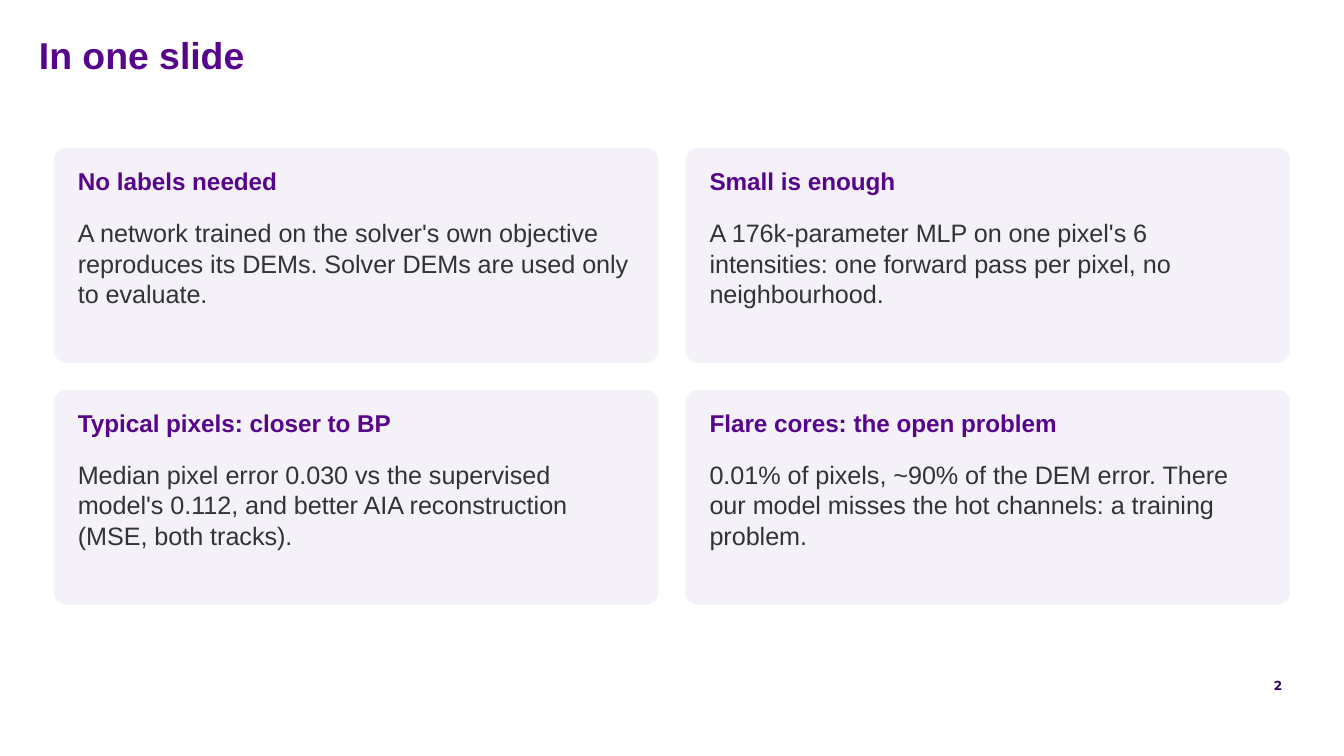
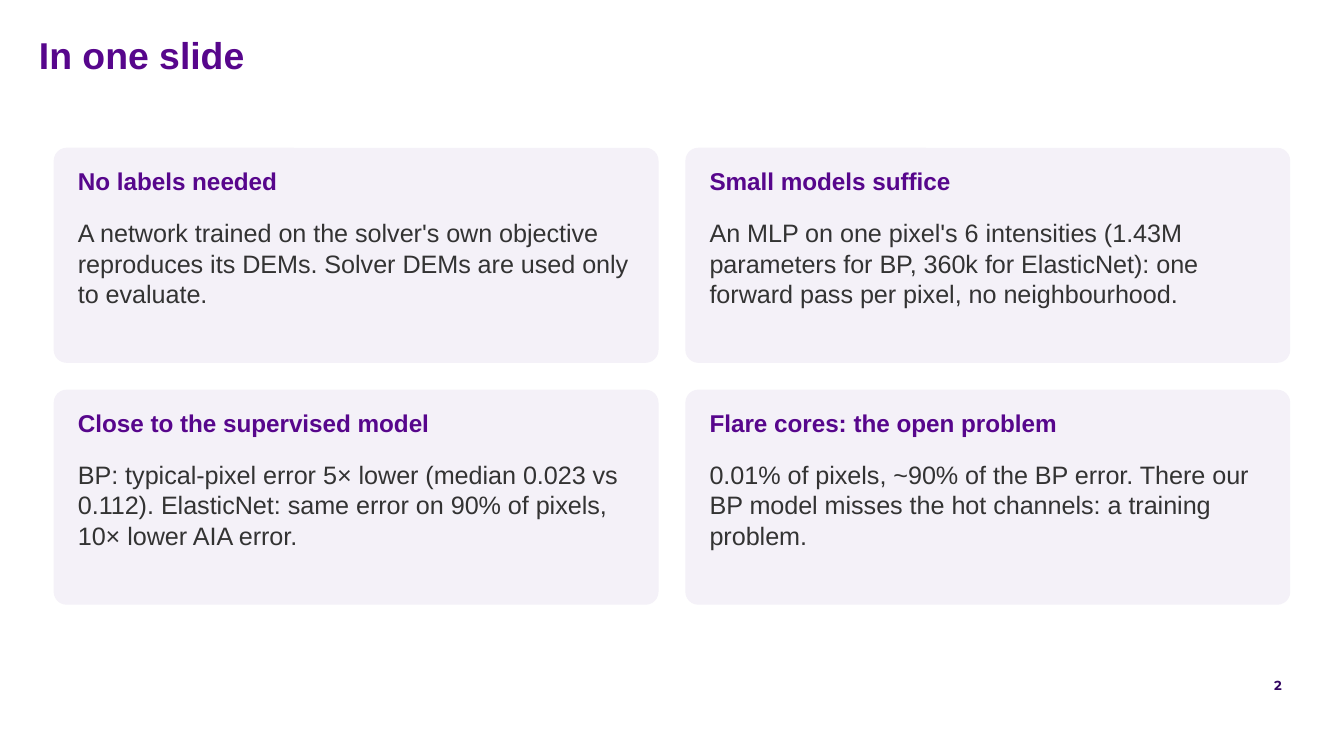
Before and after one commit to FruitPnchSamuraiG/solar-dem-inversion, a slide deck: slide 2 of slides/DEM_deck_v2.pptx. Drawn at 1344x756 pixels with LibreOffice and Linux fonts; fonts in the diff are those of the drawing; background and template pictures are left out. Boxes give left, top, right and bottom in pixels: in the first picture for what was removed or moved away, otherwise in the second. Text is boxed around its words. In the diff, an @@ line names an element or a change of style, - is before the commit and + after.

Commit message:
slides + results: rebuild on the final models (BP 1.43M, ENet 360k)
The patch CNN loses to the MLP at scale with fresh pixels. Bigger helps the
typical pixel, but ElasticNet models of 722k and up blow up on a few bright
pixels the sampled validation never saw, so ElasticNet uses 360k. Parts 5-8,
the summary and the model slide now use these models' numbers and redrawn
figures; the outline is synced.

```diff
--- a/slides/DEM_deck_v2.pptx
+++ b/slides/DEM_deck_v2.pptx
@@ text at box(710, 172, 950, 191): text changed @@
-Small is enough
+Small models suffice
@@ text at box(710, 223, 1198, 308): text changed @@
-A 176k-parameter MLP on one pixel's 6 intensities: one forward pass per pixel, no neighbourhood.
+An MLP on one pixel's 6 intensities (1.43M parameters for BP, 360k for ElasticNet): one forward pass per pixel, no neighbourhood.
@@ text at box(78, 414, 429, 437): text changed @@
-Typical pixels: closer to BP
+Close to the supervised model
@@ text at box(78, 465, 618, 546): text changed @@
-Median pixel error 0.030 vs the supervised model's 0.112, and better AIA reconstruction (MSE, both tracks).
+BP: typical-pixel error 5× lower (median 0.023 vs 0.112). ElasticNet: same error on 90% of pixels, 10× lower AIA error.
@@ text at box(710, 465, 1248, 550): text changed @@
-0.01% of pixels, ~90% of the DEM error. There our model misses the hot channels: a training problem.
+0.01% of pixels, ~90% of the BP error. There our BP model misses the hot channels: a training problem.
```
Also in this commit, not shown: 13 other slides changed, 1 slide added, 1 slide removed, 26 other files.
